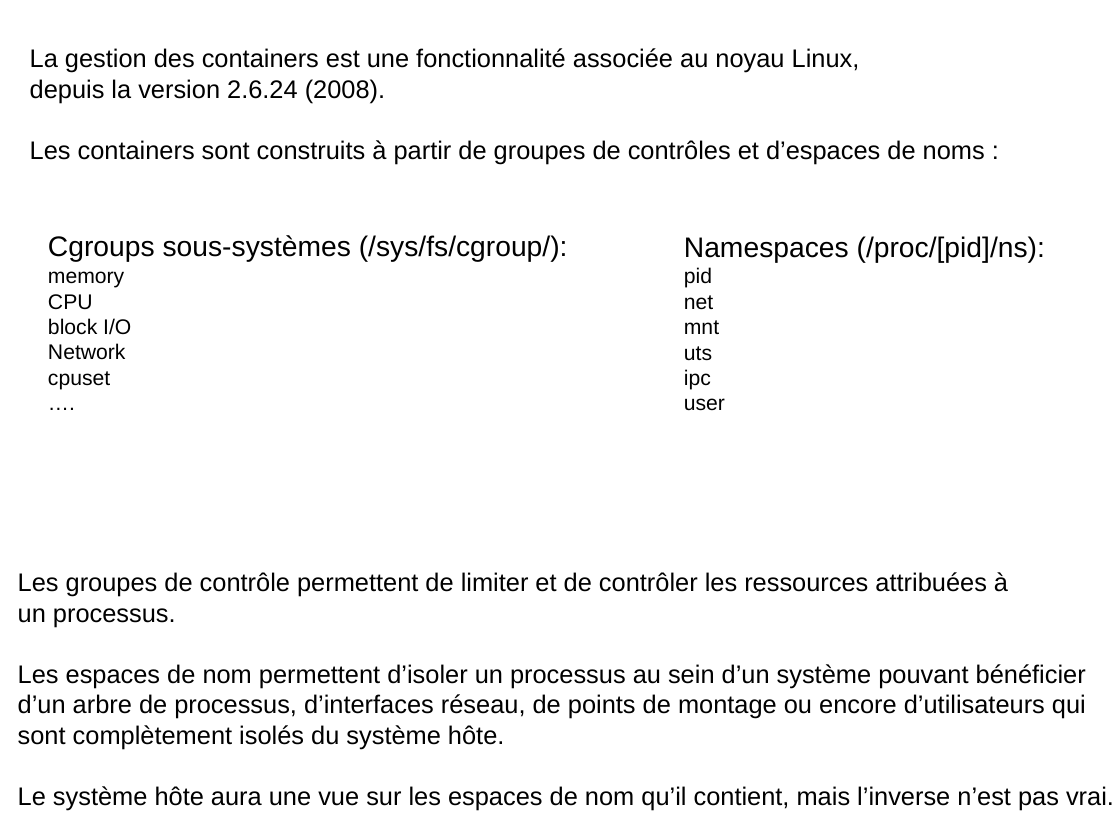
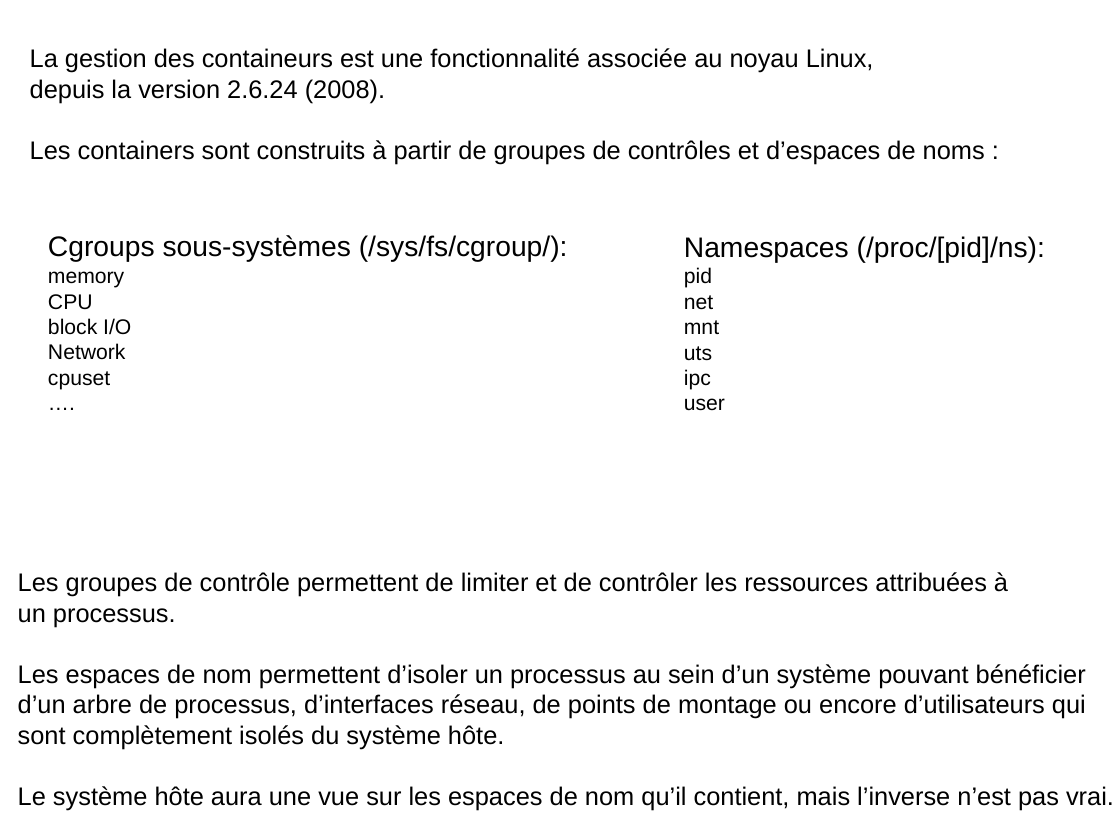
Before and after one commit to charleshuber/4t, a slide deck: slide 2 of presentation_smb215.odp. Drawn at 1120x840 pixels with LibreOffice and Linux fonts; fonts in the diff are those of the drawing. Boxes give left, top, right and bottom in pixels: in the first picture for what was removed or moved away, otherwise in the second. Text is boxed around its words. In the diff, an @@ line names an element or a change of style, - is before the commit and + after.

```diff
--- a/presentation_smb215.odp
+++ b/presentation_smb215.odp
@@ text at [30, 48, 874, 73]: text changed @@
-La gestion des containers est une fonctionnalité associée au noyau Linux,
+La gestion des containeurs est une fonctionnalité associée au noyau Linux,
```
Also in this commit, not shown: 1 other slide changed, 3 slides added, 2 slides removed, 1 other file.
